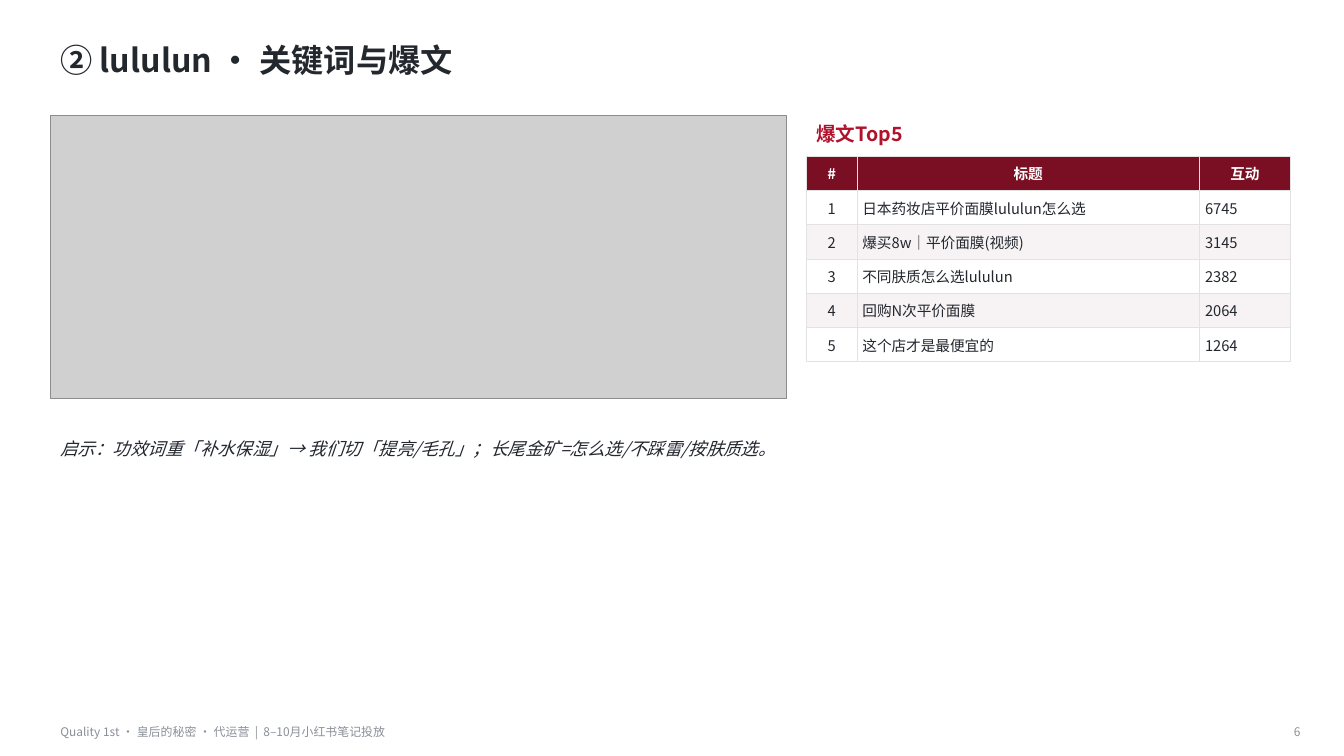
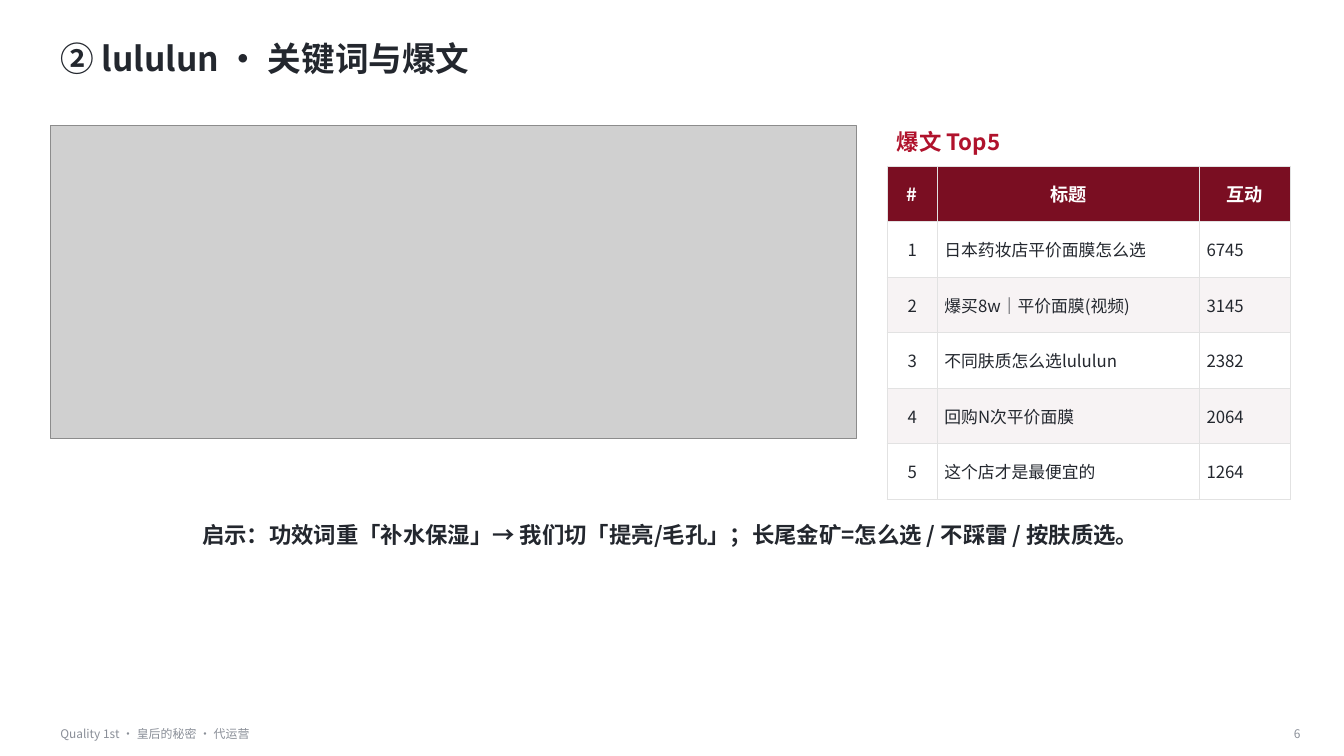
Before and after one commit to caowenwen-boop/-, a slide deck: slide 6 of docs/工作/04-营销推广/代运营-Quality1st/8-10月笔记投放/8-10月小红书笔记投放方案.pptx. Drawn at 1344x756 pixels with LibreOffice and Linux fonts; fonts in the diff are those of the drawing; grey boxes stand for pictures. Boxes give left, top, right and bottom in pixels: in the first picture for what was removed or moved away, otherwise in the second. Text is boxed around its words. In the diff, an @@ line names an element or a change of style, - is before the commit and + after.

```diff
--- a/docs/工作/04-营销推广/代运营-Quality1st/8-10月笔记投放/8-10月小红书笔记投放方案.pptx
+++ b/docs/工作/04-营销推广/代运营-Quality1st/8-10月笔记投放/8-10月小红书笔记投放方案.pptx
@@ text "② lululun · 关键词与爆文" at [60,42,470,74]: size 23 to 24 pt @@
@@ picture: place and size @@
-picture at [50,116,786,398]
+picture at [50,126,857,439]
@@ text at [897,131,1001,155]: text changed; size 14 to 16 pt @@
-爆文Top5
+爆文 Top5
@@ table at [887,166,1291,484] @@
-row 2, column 2: 日本药妆店平价面膜lululun怎么选
+row 2, column 2: 日本药妆店平价面膜怎么选
@@ size 10.5 to 13 pt in "#", "标题", "互动" @@
@@ size 10.5 to 12 pt in "1", "6745", "2", "爆买8w｜平价面膜(视频)" and 10 more places @@
@@ borders changed @@
@@ table: place and size @@
-table at [807,156,1291,356]
+table at [887,166,1291,484]
@@ text at [202,524,1139,547]: text changed; size 12.5 to 16 pt; bold on; italic off @@
-启示：功效词重「补水保湿」→ 我们切「提亮/毛孔」；长尾金矿=怎么选/不踩雷/按肤质选。
+启示：功效词重「补水保湿」→ 我们切「提亮/毛孔」；长尾金矿=怎么选 / 不踩雷 / 按肤质选。
@@ text at [60,728,250,741]: text changed @@
-Quality 1st · 皇后的秘密 · 代运营 | 8–10月小红书笔记投放
+Quality 1st · 皇后的秘密 · 代运营
```
Also in this commit, not shown: 9 other slides changed.
